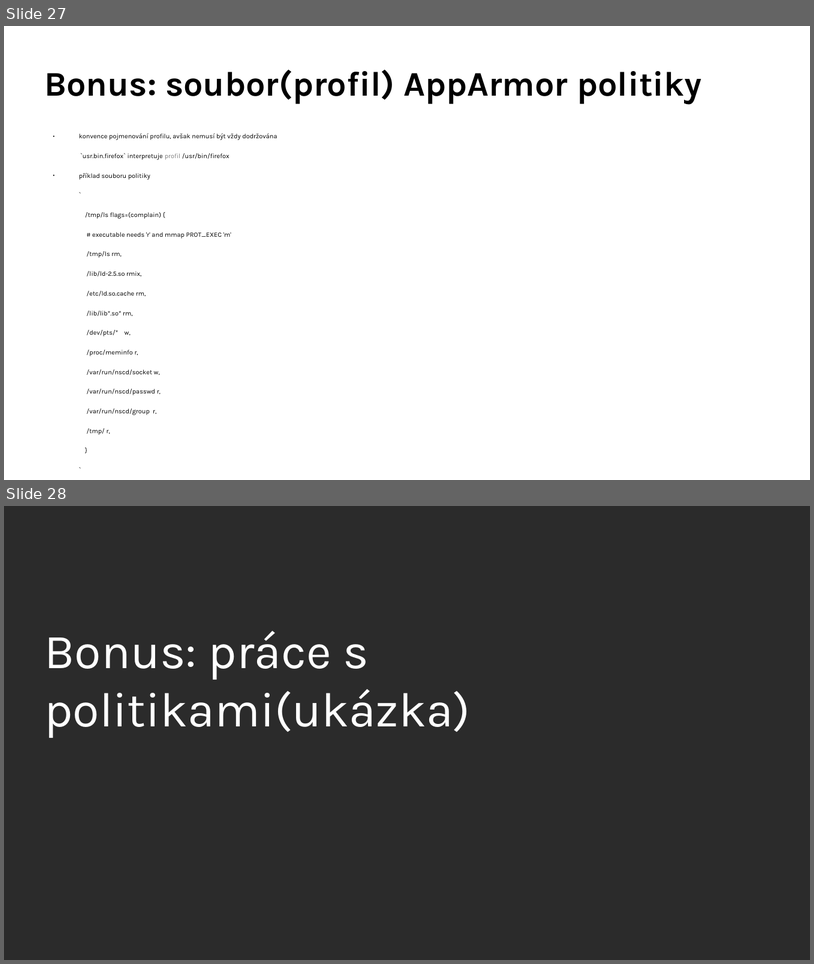
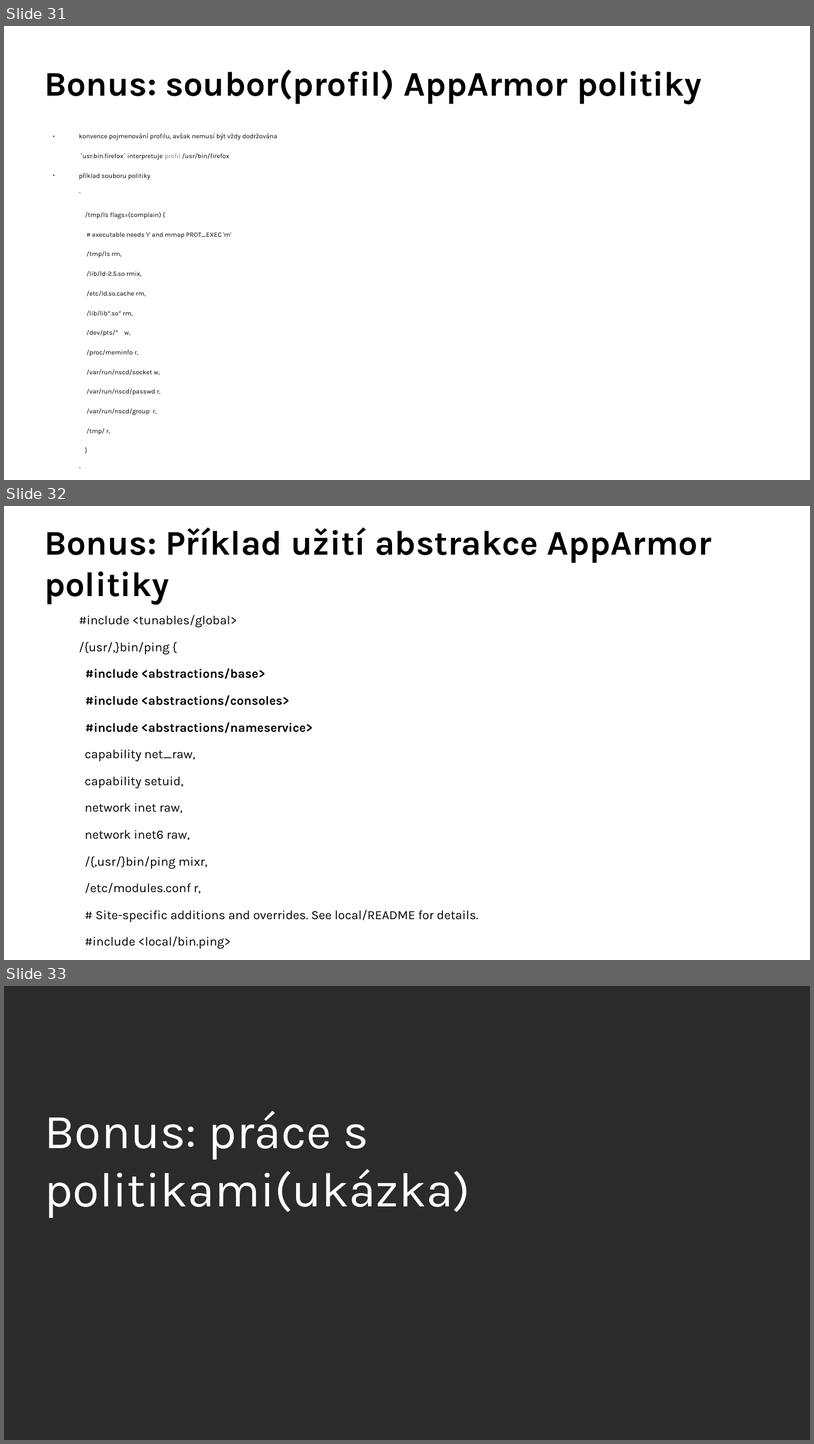
Before and after one commit to djz88/docs, a slide deck: apparmor/apparmor_openalt2017_extended.odp. Shown one above the other, each under a label of ours: slides 27 and 28 before the commit, slides 31, 32 and 33 after it. The pictures are 814x964 and 814x1444 pixels, drawn with LibreOffice and Linux fonts; fonts in the diff are those of the drawing; background and template pictures are left out; a plain dark background stands for a picture behind light text. Boxes give left, top, right and bottom in pixels: in the first picture for what was removed or moved away, otherwise in the second. Text is boxed around its words. In the diff, an @@ line names an element or a change of style, - is before the commit and + after.

```diff
--- a/apparmor/apparmor_openalt2017_extended.odp
+++ b/apparmor/apparmor_openalt2017_extended.odp
@@ slide 32 added at (4,506,810,960), background #FFFFFF @@
@@ title added at (44,528,712,604), 34 pt, text #000000, bold @@
+Bonus: Příklad užití abstrakce AppArmor politiky
@@ text added at (79,615,479,922), 12.3 pt, text #000000 @@
+#include <tunables/global>
+/{usr/,}bin/ping {
+#include <abstractions/base>
+#include <abstractions/consoles>
+#include <abstractions/nameservice>
+capability net_raw,
+capability setuid,
+network inet raw,
+network inet6 raw,
+/{,usr/}bin/ping mixr,
+/etc/modules.conf r,
+# Site-specific additions and overrides. See local/README for details.
+#include <local/bin.ping>
@@ what was slide 27 is now slide 31 @@
@@ what was slide 28 is now slide 33 @@
```
Also in this commit, not shown: 3 slides changed, 7 other slides added, 1 slide removed.
